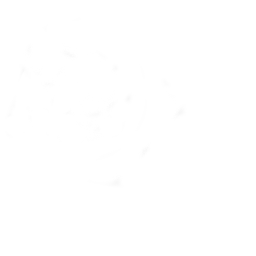
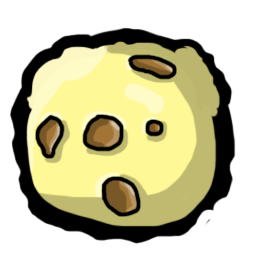
Layer changes from the first 256 x 256 image to the second:
removed layer "Ebene 4" over [8, 27, 236, 239]
added layer "Ebene 7" above "Ebene 11" over [10, 27, 236, 244]
added layer "Ebene 11" above "Ebene 16" over [34, 54, 178, 218]
added layer "Ebene 16" (41%) above "Ebene 15" over [49, 64, 174, 197]
added layer "Ebene 15" (22%) above "Ebene 14" over [48, 57, 175, 214]
added layer "Ebene 14" (25%) above "Ebene 12" over [37, 56, 174, 215]
added layer "Ebene 12" above "Ebene 10" over [37, 56, 178, 215]
added layer "Ebene 10" (46%) above "Ebene 9" over [14, 40, 166, 199]
added layer "Ebene 9" (25%) above "Ebene 8" over [29, 33, 226, 231]
added layer "Ebene 8" above "Hintergrund" over [21, 40, 223, 231]
